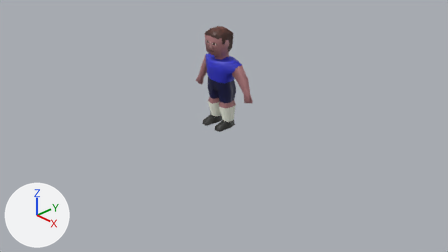
Renders of the Blender file models/man.blend from each side of a commit.
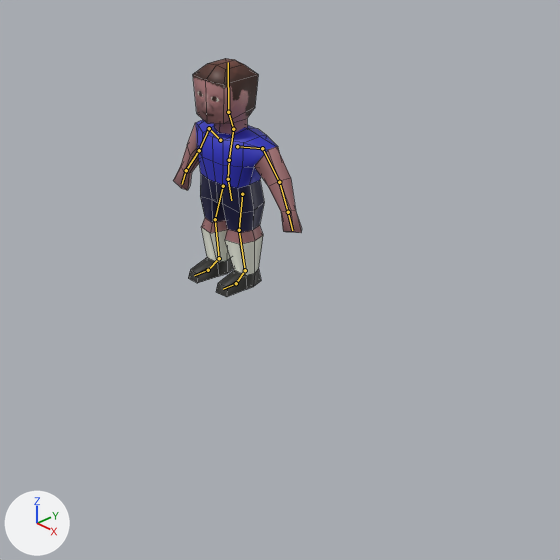
Each version appears first from the file's camera 'Camera', and next in a close-up on the part from 26% to 82% of the width and 0% to 99% of the height. The axes (+X, +Y, +Z) are drawn at lower left. The lights are the same throughout. The older version's two pictures come first. The bones that bend it are drawn over the model as lines in the close-ups. The close-ups show mesh edges as thin lines.

In view in the first close-up: 'body mesh'.
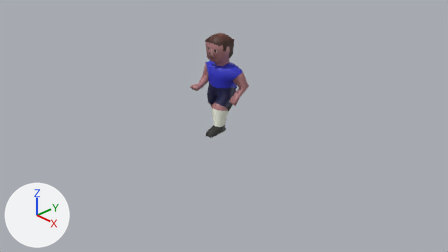
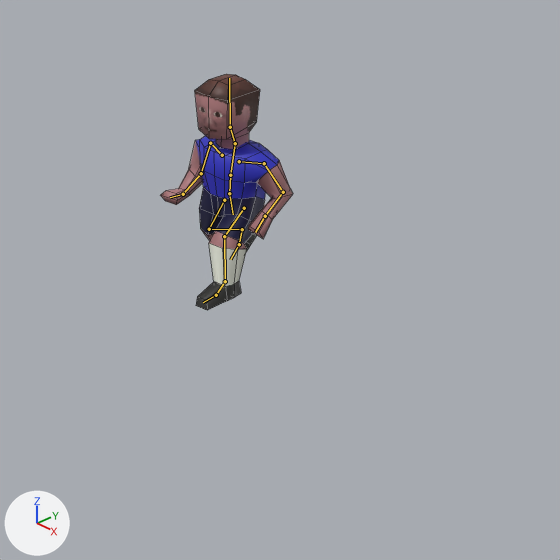
The newer file adds an action. The first version stands in its rest pose; the second is drawn at frame 16 of the action 'run'.

Where the change shows, as pixel boxes (x1, y1, x2, y2) in the close-ups (560 x 560 px):
'body mesh', posed: before (173, 58, 302, 297); after (161, 74, 293, 310)
bone 'Hip', root to tip: before (228, 179) to (231, 200); after (229, 193) to (233, 214)
bone 'Head', root to tip: before (228, 112) to (228, 62); after (230, 127) to (229, 78)

What the commit changed:
Bone 'Hip' (bone_hip) moves from (0.0, 0.0, 0.0) to (0.014, 0.115, -0.022).
Bone 'Head' (bone_head) turns from (0, 0, 0) to (0, 4, 0) degrees about its own x, y and z.
Bone 'Arm_IK.L' (bone_arm_ik_l) moves from (0.0, 0.0, 0.0) to (-0.204, -0.055, 0.042).
Bone 'Arm_IK.L' (bone_arm_ik_l) turns from (0, 0, 0) to (-46, 22, -10) degrees about its own x, y and z.
Bone 'Arm_IK.R' (bone_arm_ik_r) moves from (0.0, 0.0, 0.0) to (0.224, -0.245, 0.058).
Bone 'Arm_IK.R' (bone_arm_ik_r) turns from (0, 0, 0) to (-94, 1, 24) degrees about its own x, y and z.
Bone 'Leg_IK.L' (bone_leg_ik_l) moves from (0.0, 0.0, 0.0) to (0.046, -0.259, 0.004).
Bone 'Leg_IK.L' (bone_leg_ik_l) turns from (0, 0, 0) to (4, -1, 0) degrees about its own x, y and z.
Bone 'Leg_IK.R' (bone_leg_ik_r) moves from (0.0, 0.0, 0.0) to (-0.043, 0.284, 0.158).
Bone 'Leg_IK.R' (bone_leg_ik_r) turns from (0, 0, 0) to (46, -3, 4) degrees about its own x, y and z.
